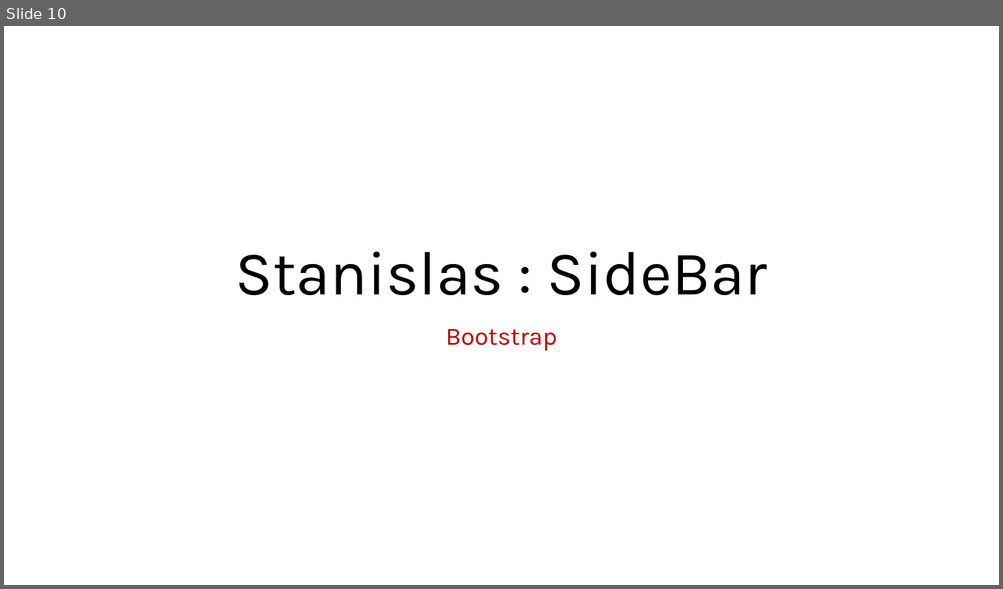
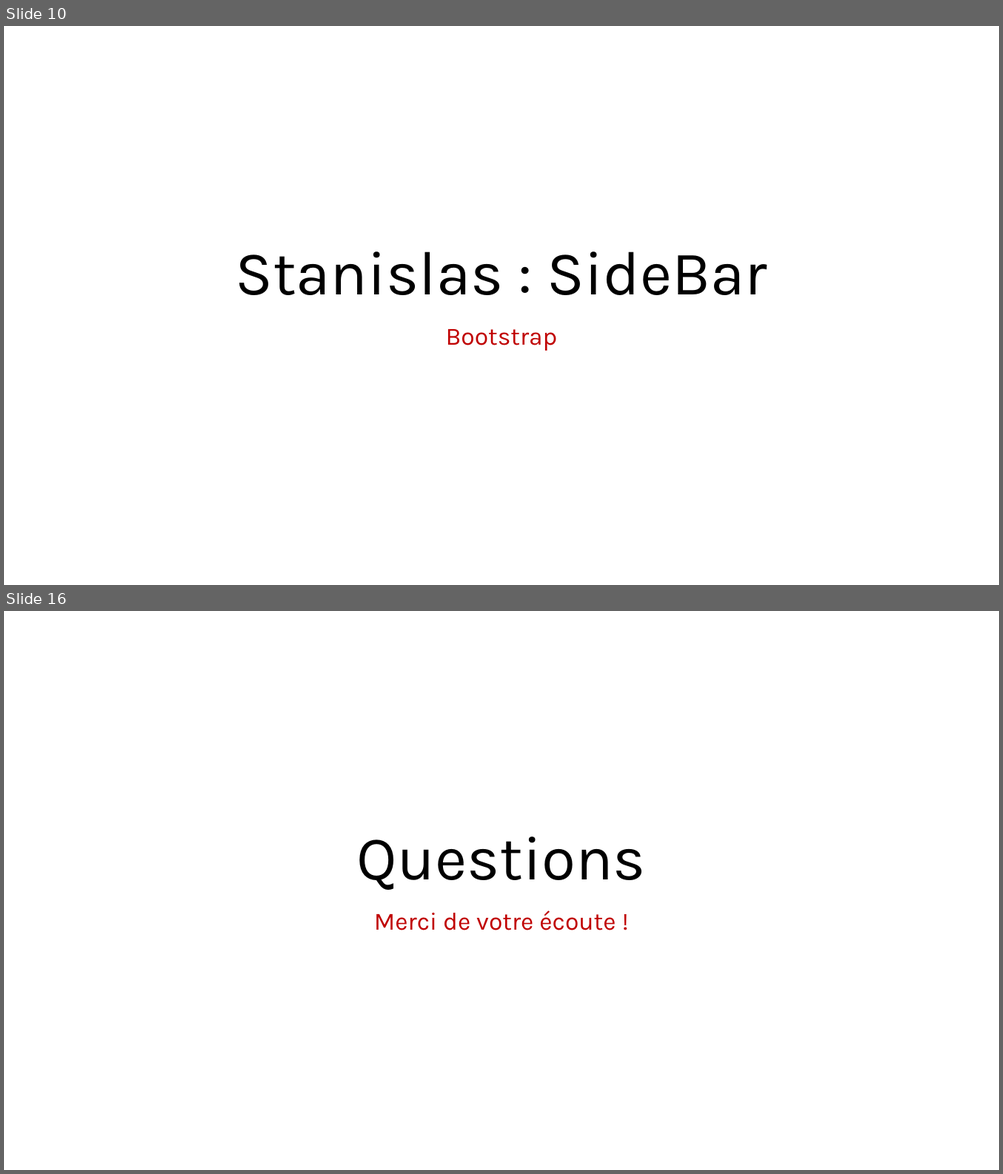
Before and after one commit to stanfrbd/stcodin, a slide deck: documents/Projet_Codin_StanislasMedrano_MohamedBoukhtam.pptx. Shown one above the other, each under a label of ours: slide 10 before the commit, slides 10 and 16 after it; the slides between them are not shown. The pictures are 1003x589 and 1003x1174 pixels, drawn with LibreOffice and Linux fonts; fonts in the diff are those of the drawing; background and template pictures are left out. Boxes give left, top, right and bottom in pixels: in the first picture for what was removed or moved away, otherwise in the second. Text is boxed around its words. In the diff, an @@ line names an element or a change of style, - is before the commit and + after.

Commit message:
fixed titles

```diff
--- a/documents/Projet_Codin_StanislasMedrano_MohamedBoukhtam.pptx
+++ b/documents/Projet_Codin_StanislasMedrano_MohamedBoukhtam.pptx
@@ slide 16 added at [4,611,999,1170], background #FFFFFF @@
@@ title added at [357,837,646,890], 60 pt, text #000000 @@
+Questions
@@ subtitle added at [374,911,615,931], 24 pt, text #C00000 @@
+Merci de votre écoute !
```
Also in this commit, not shown: 10 slides changed, 1 other slide added.
